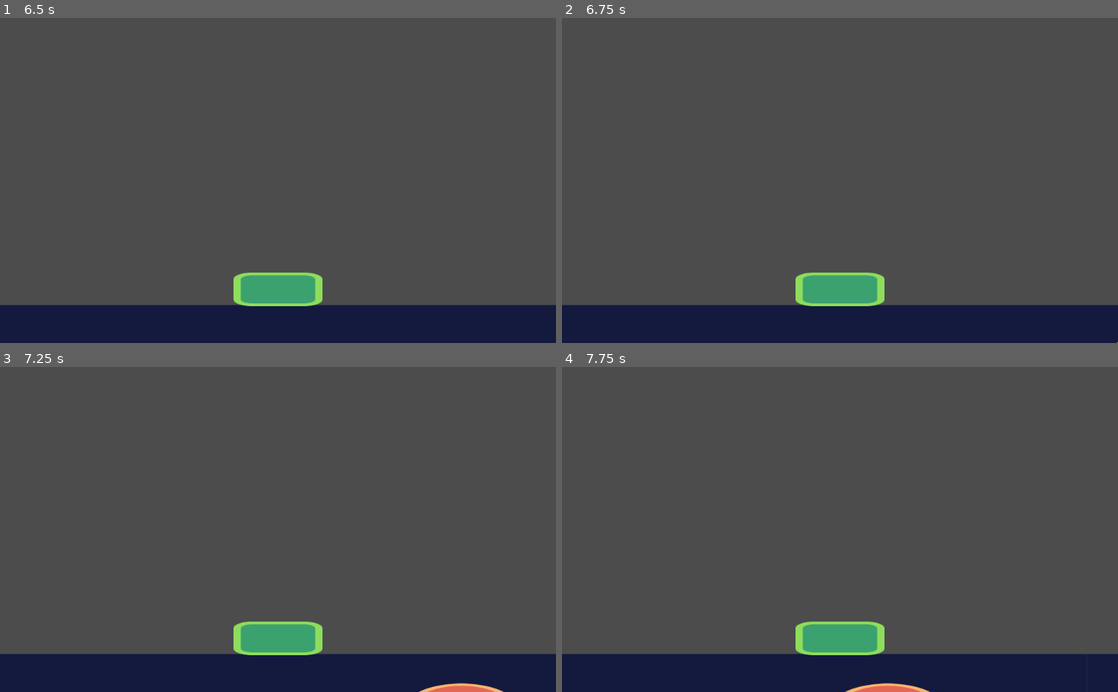
Above: before the commit, frames 1-4 (two rows, left to right).
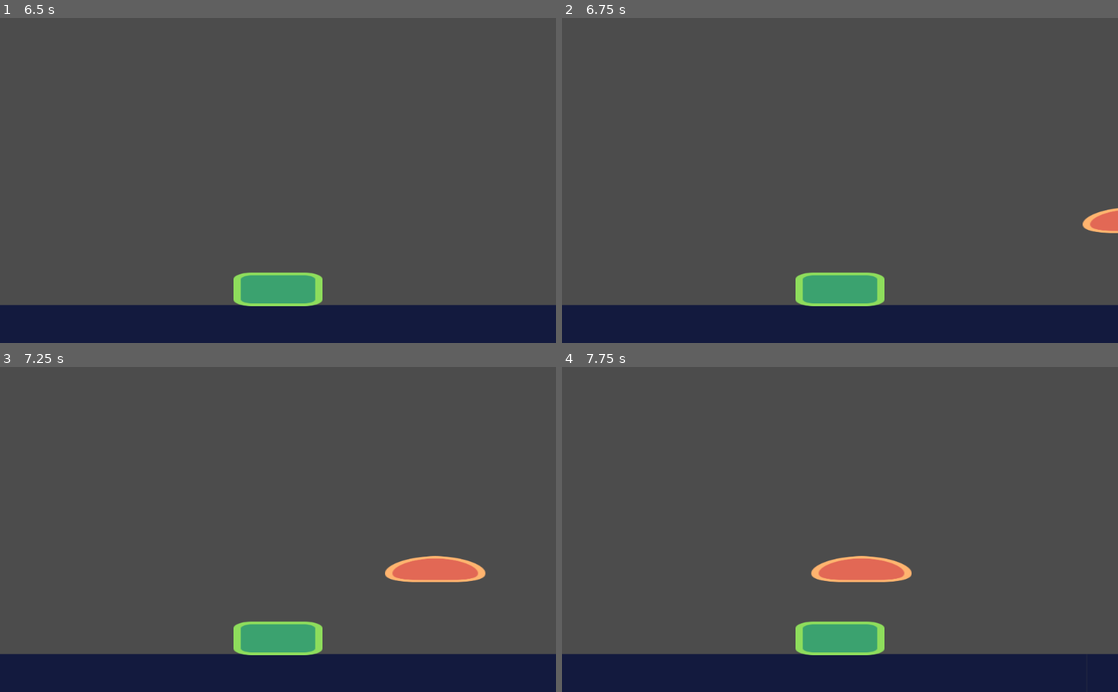
Above: after the commit, the same moments.

Repository: jukfiuune/AdventureOfAHouseCat
Game: Godot game, scene res://src/Levels/Level test.tscn
The game is run twice, just before and just after one commit, with the same random seed, the same clock (stepped at 60 frames per second) and the same inputs.
Inputs:
- Up to frame 1 (6.5 s): tap Enter at 0.5, 3.5 s; hold Up (ui_up) 0.53-2.03 s; tap Space at 1.25, 4.25 s; hold Left (ui_left) 2.03-4.28 s; hold Right (ui_right) 4.28-5.03 s; hold Up (ui_up) 5.03-5.78 s; hold Right (ui_right) from 5.78 s (still down)
- Up to frame 2 (6.75 s): keep holding Right (ui_right); tap Enter at 6.5 s
- Up to frame 3 (7.25 s): keep holding Right (ui_right)
- Up to frame 4 (7.75 s): keep holding Right (ui_right)

Frame 1 is identical in both runs. In frame 2, 0.4% of the frame differs, in the area x 93-100%, y 58-100%; in frame 3, 1.5%, in the area x 69-91%, y 58-100%; in frame 4, 1.5%.

Commit message:
level 2

Diff:
--- a/src/Levels/Level test.tscn
+++ b/src/Levels/Level test.tscn
@@ -15,7 +15,7 @@
 tile_data = PoolIntArray( -196609, 0, 0, -262144, 0, 0, -262143, 0, 0, -262142, 0, 0, -262141, 0, 0, -262140, 0, 0, -26 …(1111 unchanged characters)…
 
 [node name="Enemy" parent="." instance=ExtResource( 3 )]
-position = Vector2( 1153, 742 )
+position = Vector2( 1105, 507 )
 
 [node name="player" parent="." instance=ExtResource( 2 )]
 position = Vector2( 80, 638 )
--- a/start-assets/tileset.tres
+++ b/start-assets/tileset.tres
@@ -41,3 +41,17 @@
 1/shape_one_way_margin = 0.0
 1/shapes = [  ]
 1/z_index = 0
+2/name = "tileset.png 2"
+2/texture = ExtResource( 1 )
+2/tex_offset = Vector2( 0, 0 )
+2/modulate = Color( 1, 1, 1, 1 )
+2/region = Rect2( 32, 32, 32, 32 )
+2/tile_mode = 0
+2/occluder_offset = Vector2( 0, 0 )
+2/navigation_offset = Vector2( 0, 0 )
+2/shape_offset = Vector2( 0, 0 )
+2/shape_transform = Transform2D( 1, 0, 0, 1, 0, 0 )
+2/shape_one_way = false
+2/shape_one_way_margin = 0.0
+2/shapes = [  ]
+2/z_index = 0
Not shown, added: Didi shit/Lvl1_backgraund_design.png.import
Not shown, added: Didi shit/actual cat walk animation1.png.import
Not shown, added: Didi shit/actual cat walk animation10.png.import
Not shown, added: Didi shit/actual cat walk animation11.png.import
Not shown, added: Didi shit/actual cat walk animation12.png.import
Not shown, added: Didi shit/actual cat walk animation13.png.import
Not shown, added: Didi shit/actual cat walk animation14.png.import
Not shown, added: Didi shit/actual cat walk animation15.png.import
Not shown, added: Didi shit/actual cat walk animation16.png.import
Not shown, added: Didi shit/actual cat walk animation2.png.import
Not shown, added: Didi shit/actual cat walk animation3.png.import
Not shown, added: Didi shit/actual cat walk animation4.png.import
(and 6 more such lines)
